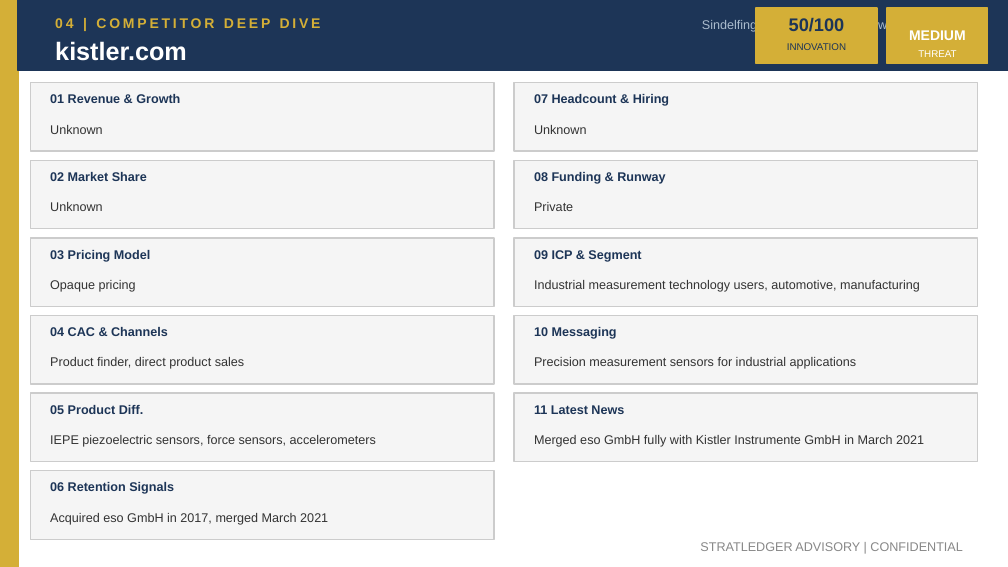
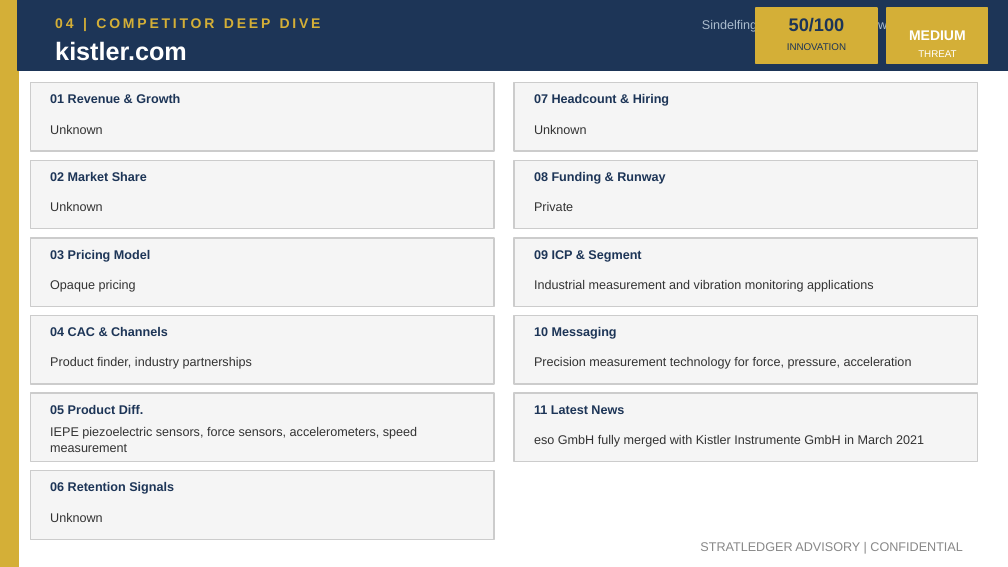
Before and after one commit to apexmakeshop-dot/droplet-commands, a slide deck: slide 7 of mesh_bioplastics_CI_Report.pptx. Drawn at 1008x567 pixels with LibreOffice and Linux fonts; fonts in the diff are those of the drawing. Boxes give left, top, right and bottom in pixels: in the first picture for what was removed or moved away, otherwise in the second. Text is boxed around its words. In the diff, an @@ line names an element or a change of style, - is before the commit and + after.

```diff
--- a/mesh_bioplastics_CI_Report.pptx
+++ b/mesh_bioplastics_CI_Report.pptx
@@ text at [534, 280, 874, 292]: text changed @@
-Industrial measurement technology users, automotive, manufacturing
+Industrial measurement and vibration monitoring applications
@@ text at [50, 357, 252, 369]: text changed @@
-Product finder, direct product sales
+Product finder, industry partnerships
@@ text at [534, 357, 912, 369]: text changed @@
-Precision measurement sensors for industrial applications
+Precision measurement technology for force, pressure, acceleration
@@ text at [50, 427, 417, 452]: text changed @@
-IEPE piezoelectric sensors, force sensors, accelerometers
+IEPE piezoelectric sensors, force sensors, accelerometers, speed measurement
@@ text at [534, 435, 924, 447]: text changed @@
-Merged eso GmbH fully with Kistler Instrumente GmbH in March 2021
+eso GmbH fully merged with Kistler Instrumente GmbH in March 2021
@@ text at [50, 513, 103, 522]: text changed @@
-Acquired eso GmbH in 2017, merged March 2021
+Unknown
```
Also in this commit, not shown: 4 other slides changed.
